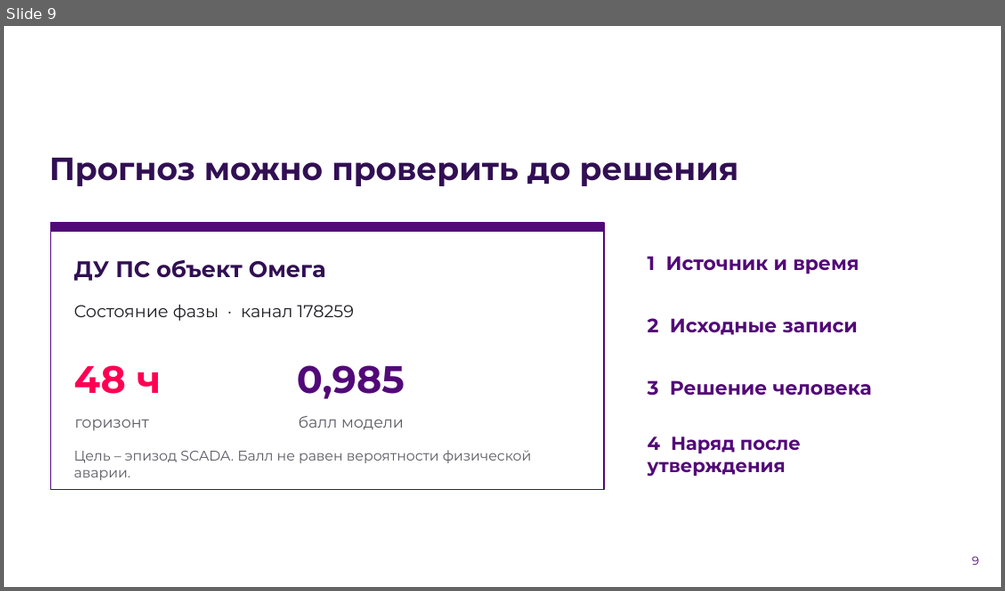
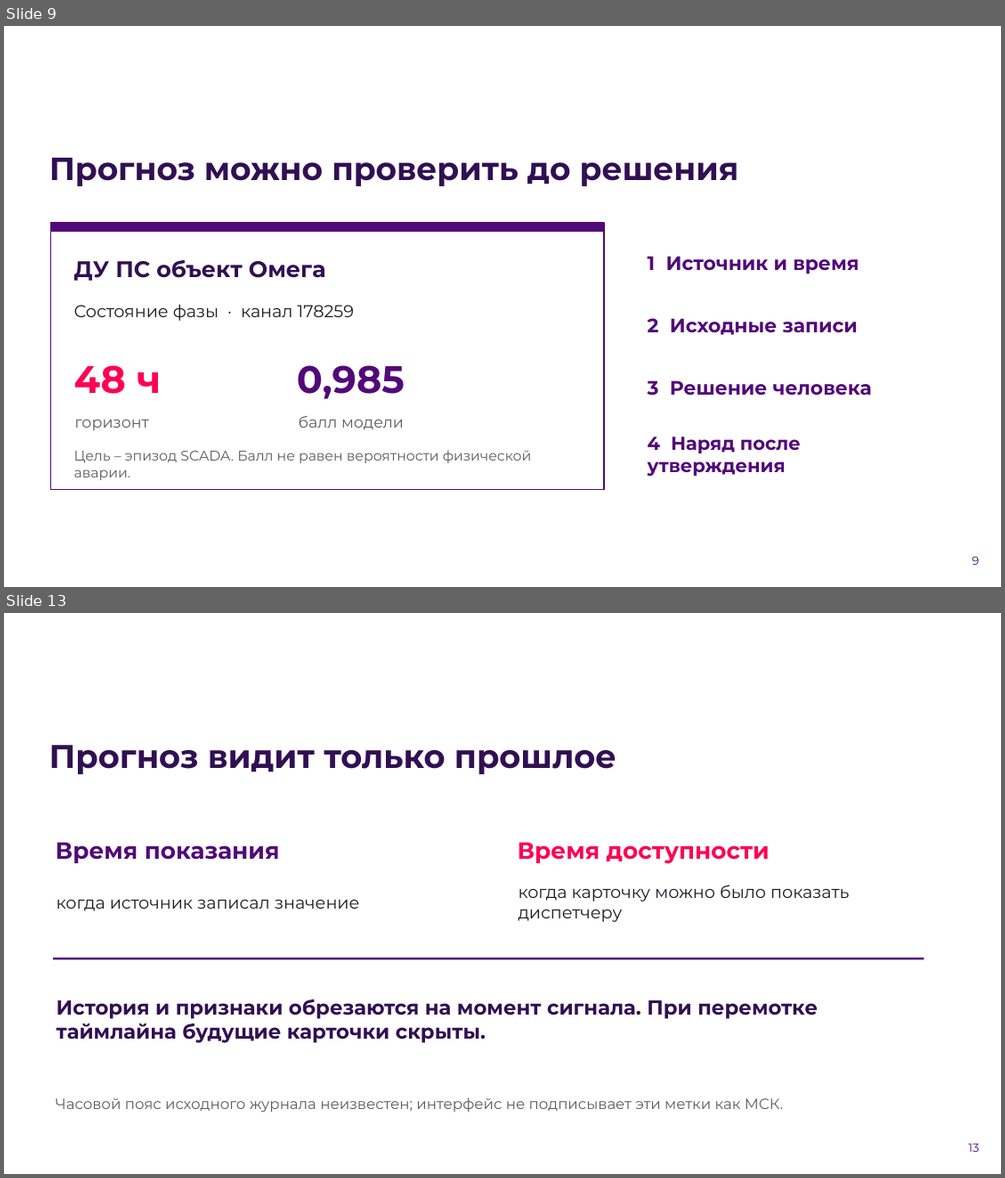
Before and after one commit to MonaCCi111/lct2, a slide deck: docs/submission/Dolos_LCT2026_final.pptx. Shown one above the other, each under a label of ours: slide 9 before the commit, slides 9 and 13 after it; the slides between them are not shown. The pictures are 1005x591 and 1005x1178 pixels, drawn with LibreOffice and Linux fonts; fonts in the diff are those of the drawing; background and template pictures are left out. Boxes give left, top, right and bottom in pixels: in the first picture for what was removed or moved away, otherwise in the second. Text is boxed around its words. In the diff, an @@ line names an element or a change of style, - is before the commit and + after.

```diff
--- a/docs/submission/Dolos_LCT2026_final.pptx
+++ b/docs/submission/Dolos_LCT2026_final.pptx
@@ slide 13 added at <box>4,613,1001,1174</box>, background picture (left out) @@
@@ text added at <box>49,745,616,774</box>, 31.5 pt, text #310F53, bold @@
+Прогноз видит только прошлое
@@ text added at <box>56,842,138,863</box>, 16.5 pt, text #FFFFFF, bold @@
+ЧЕСТНОЕ ВРЕМЯ
@@ text added at <box>145,845,280,860</box>, 22.5 pt, text #520978, bold @@
+Время показания
@@ text added at <box>518,842,769,864</box>, 22.5 pt, text #FF0053, bold @@
+Время доступности
@@ text added at <box>57,899,360,911</box>, 16.5 pt, text #1C1D22 @@
+когда источник записал значение
@@ text added at <box>518,884,849,922</box>, 16.5 pt, text #1C1D22 @@
+когда карточку можно было показать диспетчеру
@@ rectangle added at <box>53,957,924,959</box>, fill #520978 @@
@@ text added at <box>57,998,817,1043</box>, 19.5 pt, text #310F53, bold @@
+История и признаки обрезаются на момент сигнала. При перемотке таймлайна будущие карточки скрыты.
@@ text added at <box>56,1097,783,1112</box>, 14.2 pt, text #5D5B65 @@
+Часовой пояс исходного журнала неизвестен; интерфейс не подписывает эти метки как МСК.
@@ text added at <box>968,1143,979,1151</box>, 11.2 pt, text #520978 @@
+13
```
Also in this commit, not shown: 10 slides changed, 4 other slides added, 2 other files.
